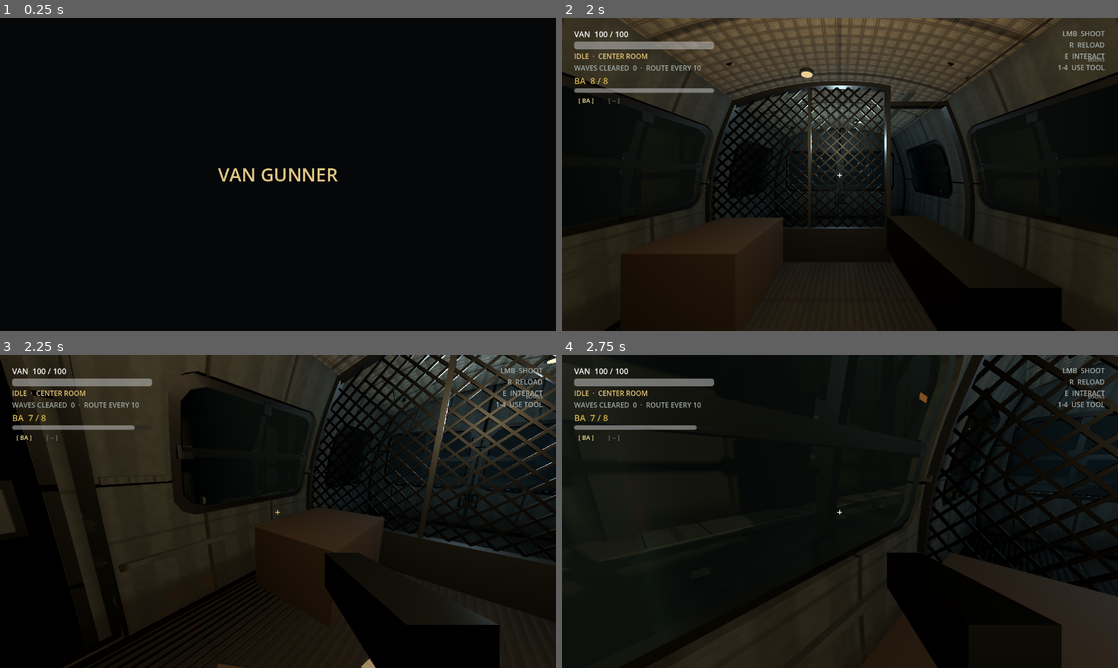
Above: before the commit, frames 1-4 (two rows, left to right).
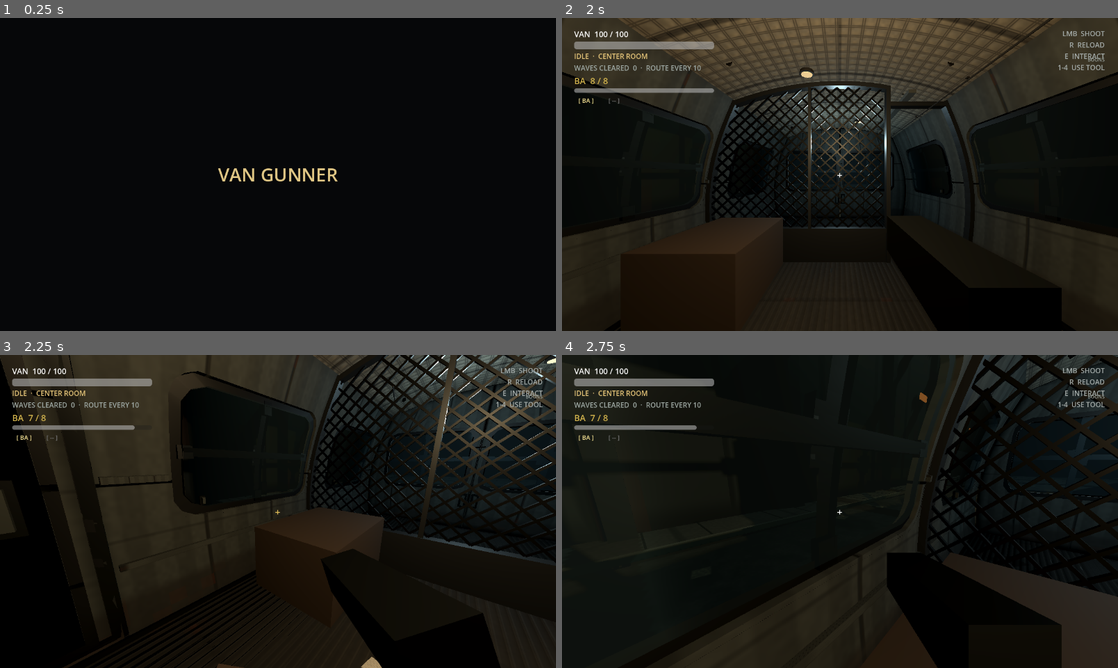
Above: after the commit, the same moments.

Repository: SebastianFreitas/van-gunner
Game: Godot game, scene res://scenes/boot/boot.tscn
Same seed, same stepped clock (60 frames per second), same inputs: the game is played once before the commit and once after it.
Inputs (mouse positions are in pixels of both pictures, inside the frame that each line leads up to):
- Up to frame 1 (0.25 s): no input
- Up to frame 2 (2 s): tap Enter at 0.5 s; move the mouse to (962, 158) at 0.52 s; hold D (move_right) 0.53-1.25 s; hold E (interact) 0.53-1.25 s; click (962, 158) at 0.67 s; click "SLOT 1 · NEW RUN" at 1.25 s
- Up to frame 3 (2.25 s): tap Space at 2 s; move the mouse to (250, 511) at 2.02 s; hold W (move_forward) from 2.03 s (still down); click (250, 511) at 2.1 s
- Up to frame 4 (2.75 s): keep holding W (move_forward)

Frames 1-2 are identical in both runs. In frame 3, 0.6% of the frame differs, in the area x 57-90%, y 62-100%; in frame 4, nothing differs.

Commit message:
Slow gun viewmodel roll and reload spin so the motion reads clearly.
Co-authored-by: Cursor <cursoragent@cursor.com>

Diff:
--- a/scripts/combat/gun_viewmodel.gd
+++ b/scripts/combat/gun_viewmodel.gd
@@ -4,12 +4,12 @@
 ## Simple viewmodel motion: quarter-roll per shot, tip-up accelerating spin on reload.
 
 const SHOT_SPIN := TAU * 0.25
-const SHOT_SPIN_DURATION := 0.1
+const SHOT_SPIN_DURATION := 0.32
 const RELOAD_TIP_RAD := deg_to_rad(42.0)
-const RELOAD_TIP_UP := 0.16
-const RELOAD_TIP_DOWN := 0.2
-const RELOAD_SPIN_START := 4.0
-const RELOAD_SPIN_END := 38.0
+const RELOAD_TIP_UP := 0.28
+const RELOAD_TIP_DOWN := 0.32
+const RELOAD_SPIN_START := 2.0
+const RELOAD_SPIN_END := 18.0
 
 @onready var _rig: Node3D = $Rig
 
@@ -45,7 +45,7 @@
 	var target := start - SHOT_SPIN
 	_shot_tween = create_tween()
 	_shot_tween.tween_method(_set_roll, start, target, SHOT_SPIN_DURATION).set_trans(
-		Tween.TRANS_BACK
+		Tween.TRANS_CUBIC
 	).set_ease(Tween.EASE_OUT)
 
 
